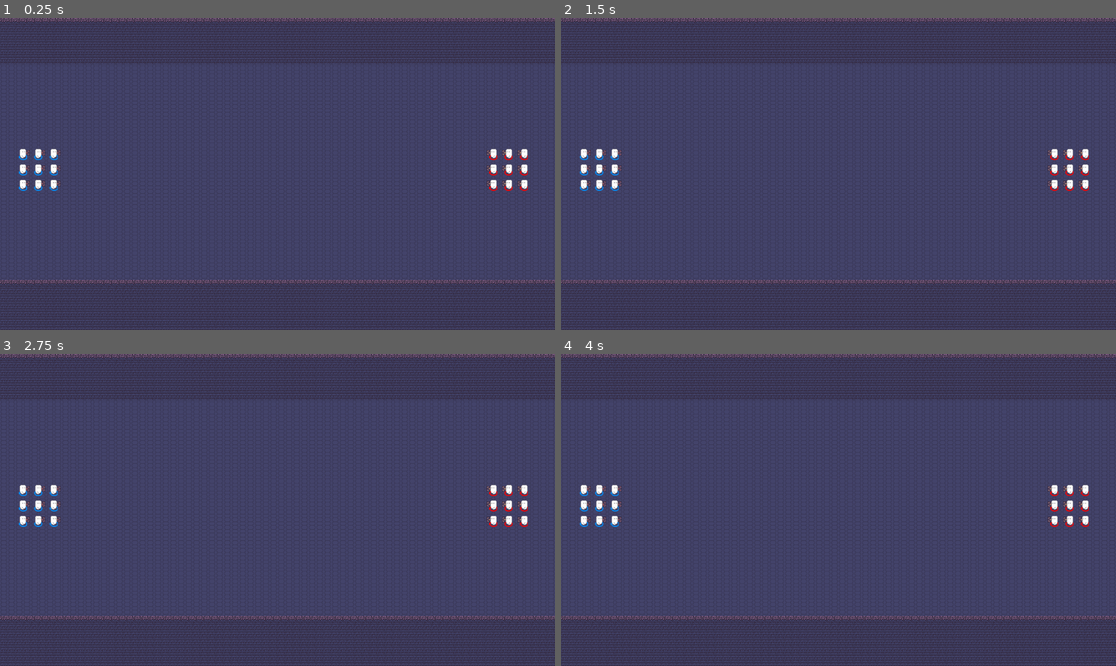
Above: before the commit, frames 1-4 (two rows, left to right).
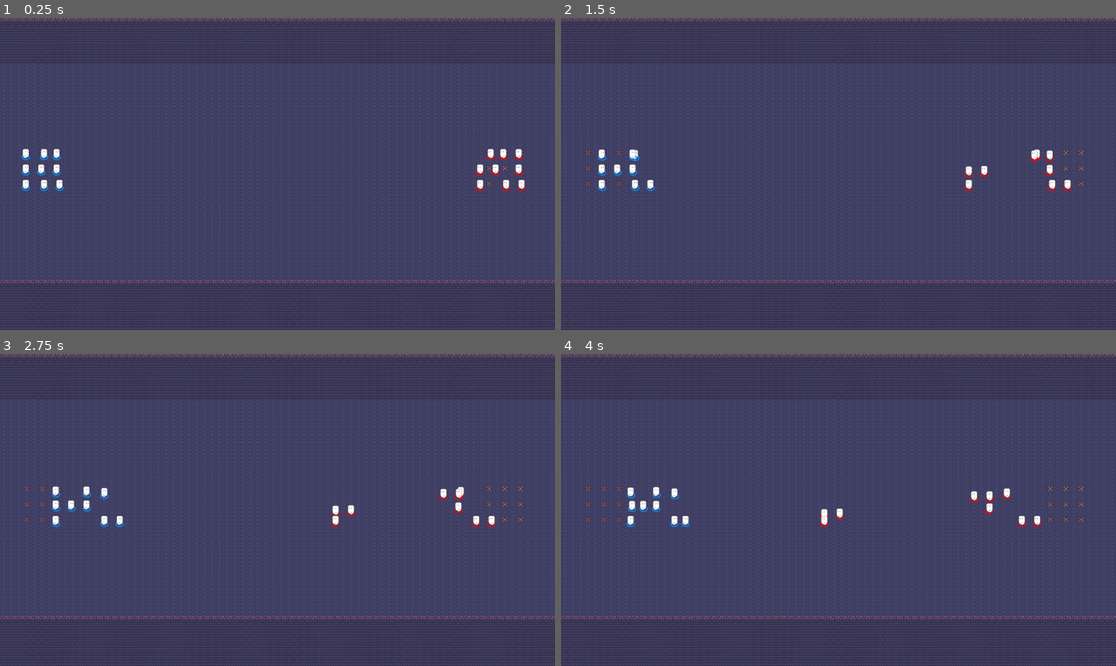
Above: after the commit, the same moments.

Repository: FontysRyan/PizzaProject1St2
Game: Godot game, scene res://Scenes/Combat test/TestScene_Combat.tscn
Two runs of this game, one before a commit and one after it. Both use one fixed random seed, a clock stepped at 60 frames per second and the inputs below. This scene is started directly instead of the project's main scene.
Inputs (mouse positions are in pixels of both pictures, inside the frame that each line leads up to):
- Up to frame 1 (0.25 s): no input
- Up to frame 2 (1.5 s): move the mouse to (960, 158) at 0.52 s; click (960, 158) at 0.67 s; drag from (727, 189) to (583, 152) at 1.27 s
- Up to frame 3 (2.75 s): move the mouse to (333, 441) at 2.02 s; click (333, 441) at 2.17 s
- Up to frame 4 (4 s): drag from (810, 572) to (583, 488) at 2.77 s; move the mouse to (1005, 556) at 3.52 s; click (1005, 556) at 3.67 s

The runs differ from the first frame. In frame 1, 1.1% of the frame differs, in the area x 3-96%, y 41-56%; in frame 2, 1.2%; in frame 3, 1.3%; in frame 4, 1.5%.

Commit message:
Implement unit type selection and combat logic
Added random unit type selection in UnitSpawner and updated unit resource files with relevant stats. Refactored Unit.tscn to use CharacterBody2D and adjusted collision/visual properties. Enhanced test_unit.gd to support movement, targeting, and attack logic based on unit stats, including health tracking and defeat handling.

only melee units can perform attacks, ranged units are WIP

Diff:
--- a/Resources/units/Archer.tres
+++ b/Resources/units/Archer.tres
@@ -6,4 +6,7 @@
 script = ExtResource("1_8uu6i")
 type = "ranged"
 description = "weaker unit but shoots arrows faster"
+attack_speed = 1.2
+movement_speed = 50.0
+range = 400.0
 metadata/_custom_type_script = "uid://oi7bff77l8v2"
--- a/Resources/units/Knight.tres
+++ b/Resources/units/Knight.tres
@@ -4,14 +4,8 @@
 
 [resource]
 script = ExtResource("1_gno8c")
-type = ""
-description = ""
-max_hp = 25.0
-attack_speed = 2.0
-attack_amount = 1
-movement_speed = 5.0
-damage = 10.0
-crit_chance = 25.0
-crit_modifier = 50.0
-range = 50.0
+type = "melee"
+attack_speed = 1.0
+movement_speed = 25.0
+range = 5.0
 metadata/_custom_type_script = "uid://oi7bff77l8v2"
--- a/Resources/units/Warrior.tres
+++ b/Resources/units/Warrior.tres
@@ -4,14 +4,7 @@
 
 [resource]
 script = ExtResource("1_7iqum")
-type = ""
-description = ""
-max_hp = 25.0
-attack_speed = 2.0
-attack_amount = 1
-movement_speed = 5.0
-damage = 10.0
-crit_chance = 25.0
-crit_modifier = 50.0
-range = 50.0
+type = "melee"
+movement_speed = 120.0
+range = 5.0
 metadata/_custom_type_script = "uid://oi7bff77l8v2"
--- a/Resources/units/Wizard.tres
+++ b/Resources/units/Wizard.tres
@@ -4,14 +4,7 @@
 
 [resource]
 script = ExtResource("1_7xx4f")
-type = ""
-description = ""
-max_hp = 25.0
-attack_speed = 2.0
-attack_amount = 1
-movement_speed = 5.0
-damage = 10.0
-crit_chance = 25.0
-crit_modifier = 50.0
-range = 50.0
+attack_speed = 0.5
+movement_speed = 25.0
+range = 400.0
 metadata/_custom_type_script = "uid://oi7bff77l8v2"
--- a/Scenes/Combat test/Unit.tscn
+++ b/Scenes/Combat test/Unit.tscn
@@ -5,7 +5,7 @@
 [ext_resource type="Texture2D" uid="uid://cbw0i8ppogg0h" path="res://Scenes/Combat test/white_ring.png" id="2_l7tgc"]
 
 [sub_resource type="RectangleShape2D" id="RectangleShape2D_myk75"]
-size = Vector2(17, 16)
+size = Vector2(14.5, 16)
 
 [sub_resource type="AtlasTexture" id="AtlasTexture_m0ek5"]
 atlas = ExtResource("1_l5803")
@@ -47,11 +47,6 @@
 "loop": true,
 "name": &"default",
 "speed": 5.0
-}, {
-"frames": [],
-"loop": true,
-"name": &"new_animation",
-"speed": 5.0
 }]
 
 [sub_resource type="RectangleShape2D" id="RectangleShape2D_kvd21"]
@@ -63,12 +58,12 @@
 [sub_resource type="CircleShape2D" id="CircleShape2D_71klx"]
 radius = 88.703156
 
-[node name="Unit" type="RigidBody2D"]
-gravity_scale = 0.0
+[node name="Unit" type="CharacterBody2D"]
+collision_mask = 0
 script = ExtResource("1_m0ek5")
 
 [node name="CollisionShape2D" type="CollisionShape2D" parent="."]
-position = Vector2(-7, 0)
+position = Vector2(-8.25, 0)
 shape = SubResource("RectangleShape2D_myk75")
 
 [node name="Marker2D" type="Marker2D" parent="."]
@@ -77,7 +72,7 @@
 [node name="faction_Ring1" type="Sprite2D" parent="."]
 modulate = Color(0, 0.5686275, 1, 1)
 position = Vector2(-8, 9)
-rotation = 3.1415927
+rotation = -3.1415925
 scale = Vector2(1, -1)
 texture = ExtResource("2_l7tgc")
 
@@ -88,10 +83,12 @@
 
 [node name="AnimatedSprite2D" type="AnimatedSprite2D" parent="."]
 sprite_frames = SubResource("SpriteFrames_wynn8")
-animation = &"new_animation"
 autoplay = "default"
 
 [node name="Melee range" type="Area2D" parent="."]
+visible = false
+collision_layer = 0
+collision_mask = 0
 
 [node name="CollisionShape2D" type="CollisionShape2D" parent="Melee range"]
 position = Vector2(-7, 0)
@@ -99,9 +96,12 @@
 shape = SubResource("RectangleShape2D_kvd21")
 
 [node name="Unit_finding_range" type="Area2D" parent="."]
+visible = false
 modulate = Color(1, 1, 1, 0.06666667)
+light_mask = 0
+visibility_layer = 0
 position = Vector2(-7, 0)
-rotation = 3.1415927
+rotation = -3.1415925
 scale = Vector2(4.8699408, -4.902012)
 
 [node name="CollisionShape2D" type="CollisionShape2D" parent="Unit_finding_range"]
@@ -110,6 +110,9 @@
 
 [node name="attack_range" type="Area2D" parent="."]
 position = Vector2(-7, 0)
+scale = Vector2(0.2, 0.2)
+collision_layer = 0
+collision_mask = 0
 
 [node name="CollisionShape2D" type="CollisionShape2D" parent="attack_range"]
 position = Vector2(-0.5, -6)
--- a/Scenes/Combat test/UnitSpawner.gd
+++ b/Scenes/Combat test/UnitSpawner.gd
@@ -10,22 +10,24 @@
 signal enemy_units_spawned
 
 func _ready():
+
 	var spawned_count = 0
 	var spawn_points = get_children()
 	for marker in spawn_points:
+		var unit_type = PickUnitType()
 		if marker is Marker2D:
 			#print(marker.name, marker.global_position)
 			var unit = unit_scene.instantiate()
 			unit.global_position = marker.global_position
 			#print("UNIT BELONGS TO FACTION: " , faction)
 			unit.faction = faction    # set faction
-			unit.unit_type = "Archer"       # set unit type
+			unit.unit_type = unit_type     # set unit type
 			if faction == 1:
 				unit.collision_layer = 1   # Layer: PlayerUnits
-				unit.collision_mask = 2    # Mask: collides with EnemyUnits
+				#unit.collision_mask = 2    # Mask: collides with EnemyUnits
 			else:
 				unit.collision_layer = 2   # Layer: PlayerUnits
-				unit.collision_mask = 1    # Mask: collides with EnemyUnits
+				#unit.collision_mask = 1    # Mask: collides with EnemyUnits
 			unit.add_to_group("units")
 			add_child(unit)
 			#print("Unit layer:", unit.collision_layer)
@@ -37,3 +39,18 @@
 			call_deferred("emit_signal", "player_units_spawned")
 		elif faction == 2:
 			call_deferred("emit_signal", "enemy_units_spawned")
+
+func PickUnitType() -> String:
+	var num = randi() % 4 + 1  # 1..4
+
+	match num:
+		1:
+			return "Archer"  # example
+		2:
+			return "Knight"
+		3:
+			return "Warrior"
+		4:
+			return "Wizard"
+
+	return "" # default fallback
--- a/Scenes/Combat test/test_unit.gd
+++ b/Scenes/Combat test/test_unit.gd
@@ -1,4 +1,4 @@
-extends Node2D
+extends CharacterBody2D
 
 enum Faction { FRIENDLY = 1, ENEMY = 2 }
 @export var faction: Faction = Faction.FRIENDLY
@@ -6,14 +6,12 @@
 @export var unit_type: String = "Archer"
 var Unit_in_Battle: bool = false
 @export var target: Node2D = null  # the unit’s current target
+@export var Current_hp: int
 
 
 func _ready():
 	# Load stats if none assigned
-	if faction == 1:
-		name = "Player_unit"
-	else:
-		name = "Enemy_unit"
+
 	if stats == null:
 		var path = "res://Resources/units/%s.tres" % unit_type
 		var res = load(path)
@@ -21,7 +19,13 @@
 			stats = res
 		else:
 			push_warning("UnitStats resource not found at %s" % path)
+	var file_name = stats.resource_path.get_file().get_basename()
 
+	if faction == 1:
+		name = "Player_" + file_name + "_unit"
+	else:
+		name = "Enemy_" + file_name + "_unit"
+	Current_hp = stats.max_hp
 	var sprite: AnimatedSprite2D = $AnimatedSprite2D
 	var ring1: Sprite2D = $faction_Ring1
 	var ring2: Sprite2D = $faction_Ring2
@@ -52,6 +56,42 @@
 			_on_battle_start()
 			set_process(false)  # stop checking after battle starts
 
+var target_cooldown: float = 0.8  # seconds between target checks
+var time_since_last_target: float = 0.0
+
+
+var time_since_last_attack: float = 0.0
+func _physics_process(delta):
+	if not Unit_in_Battle:
+		return
+
+	# Update cooldown timer
+	time_since_last_target += delta
+	time_since_last_attack += delta
+
+	# Only pick a new target if cooldown has passed
+	if time_since_last_target >= target_cooldown or target == null or not is_instance_valid(target):
+		_choose_target()
+		time_since_last_target = 0.0
+
+	if target == null:
+		velocity = Vector2.ZERO
+		move_and_slide()
+		return
+
+	var distance_to_target = global_position.distance_to(target.global_position)
+	var direction = (target.global_position - global_position).normalized()
+
+	if distance_to_target > stats.range:
+		velocity = direction * stats.movement_speed
+	else:
+		velocity = Vector2.ZERO
+		if time_since_last_attack >= stats.attack_speed or target == null or not is_instance_valid(target):
+			time_since_last_attack = 0.0
+			_on_target_in_range()
+
+	move_and_slide()
+
 
 func _on_battle_start():
 	print(name, " battle has started!")
@@ -81,5 +121,26 @@
 			nearest_target = enemy
 
 	target = nearest_target
-	if target:
-		print(name, " is targeting ", target.name)
+	#if target:
+		#print(name, " is targeting ", target.name)
+
+func _on_target_in_range():
+	if target == null or not is_instance_valid(target):
+		return
+
+	# Basic attack printout
+	if stats.type == "melee":
+			# Deal damage
+		target.Current_hp -= stats.damage
+		print(target.name, " HP:", target.Current_hp, "/", target.stats.max_hp)
+		print(name, " has stabbed ", target.name)
+	else:
+		print(name, " has shot ", target.name)
+
+
+
+	# Check for death
+	if target.Current_hp <= 0:
+		print(target.name, " has been defeated!")
+		target.queue_free()
+		target = null
